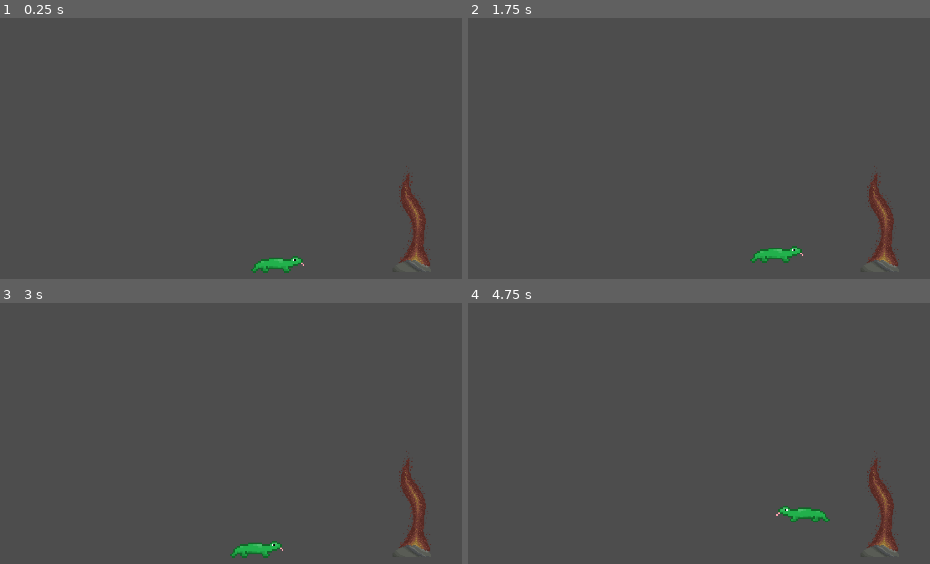
Above: before the commit, frames 1-4 (two rows, left to right).
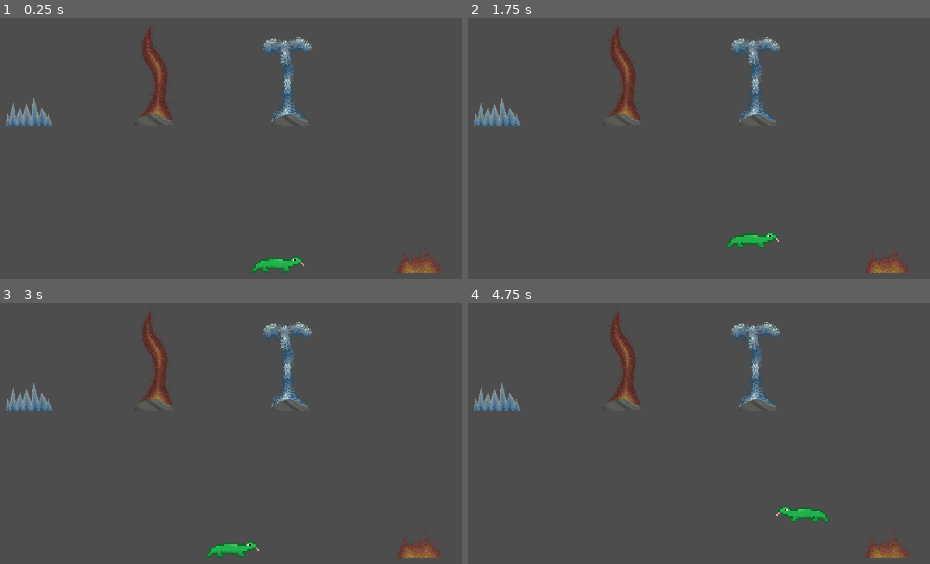
Above: after the commit, the same moments.

Repository: Logan-Voigt/The-Lost-Lizard
Game: Godot game, scene res://src/globals/main.tscn
Two runs of this game, one before a commit and one after it. Both use one fixed random seed, a clock stepped at 60 frames per second and the inputs below.
Inputs:
- Up to frame 1 (0.25 s): no input
- Up to frame 2 (1.75 s): tap Enter at 0.5 s; hold D (move_right) from 0.53 s (still down); tap Space (move_jump) at 0.77, 1.52 s
- Up to frame 3 (3 s): release D (move_right) at 2.03 s; hold A (move_left) 2.03-2.78 s; hold D (move_right) from 2.78 s (still down)
- Up to frame 4 (4.75 s): tap Space (move_jump) at 3.02, 3.77, 4.52 s; release D (move_right) at 4.28 s; hold A (move_left) from 4.28 s (still down)

The runs differ from the first frame. In frame 1, 4.0% of the frame differs, in the area x 1-96%, y 1-98%; in frame 2, 4.9%; in frame 3, 4.6%; in frame 4, 4.0%.

Commit message:
fixed image loading
and added some obstacles to level :)

Diff:
--- a/resources/fire_vent.tres
+++ /dev/null
@@ -1,28 +0,0 @@
-<<<<<<<< Updated upstream:resources/fireball.tres
-[gd_resource type="Resource" script_class="ObstacleData" load_steps=2 format=3 uid="uid://b5f07rjwmpcqu"]
-
-[ext_resource type="Script" uid="uid://bok5uxyimsk0t" path="res://resources/obstacle_data.gd" id="1_6daih"]
-
-[resource]
-script = ExtResource("1_6daih")
-========
-[gd_resource type="Resource" script_class="ObstacleData" load_steps=3 format=3 uid="uid://bbrdtcuxotbsl"]
-
-[ext_resource type="Script" uid="uid://bok5uxyimsk0t" path="res://resources/obstacle_data.gd" id="1_epmg6"]
-[ext_resource type="Texture2D" uid="uid://vbcg2k5f61q1" path="res://assets/environment/fire/Fire-Vent.png" id="1_ofntu"]
-
-[resource]
-script = ExtResource("1_epmg6")
->>>>>>>> Stashed changes:resources/fire_vent.tres
-damage_type = 1
-instant_death = true
-death_timer_limit = 0.0
-destroyed_by_type = 4
-matching_effect = 1
-differing_effect = 0
-always_effect = 0
-<<<<<<<< Updated upstream:resources/fireball.tres
-========
-main_image = ExtResource("1_ofntu")
->>>>>>>> Stashed changes:resources/fire_vent.tres
-metadata/_custom_type_script = "uid://bok5uxyimsk0t"
--- /dev/null
+++ b/resources/obstacles/fire_vent.tres
@@ -0,0 +1,17 @@
+[gd_resource type="Resource" script_class="ObstacleData" load_steps=3 format=3 uid="uid://crr43tlcohfwc"]
+
+[ext_resource type="Script" uid="uid://bok5uxyimsk0t" path="res://resources/obstacle_data.gd" id="1_epmg6"]
+[ext_resource type="Texture2D" uid="uid://vbcg2k5f61q1" path="res://assets/environment/fire/Fire-Vent.png" id="1_ofntu"]
+
+[resource]
+script = ExtResource("1_epmg6")
+damage_type = 1
+instant_death = true
+kill_no_matter = false
+death_timer_limit = 0.0
+destroyed_by_type = 4
+matching_effect = 0
+differing_effect = 0
+always_effect = 0
+main_image = ExtResource("1_ofntu")
+metadata/_custom_type_script = "uid://bok5uxyimsk0t"
--- a/resources/obstacles/fireball.tres
+++ /dev/null
@@ -1,16 +0,0 @@
-[gd_resource type="Resource" script_class="ObstacleData" load_steps=3 format=3 uid="uid://b5f07rjwmpcqu"]
-
-[ext_resource type="Texture2D" uid="uid://vbcg2k5f61q1" path="res://assets/environment/fire/Fire-Vent.png" id="1_j0mww"]
-[ext_resource type="Script" uid="uid://bok5uxyimsk0t" path="res://resources/obstacle_data.gd" id="2_61mkb"]
-
-[resource]
-script = ExtResource("2_61mkb")
-damage_type = 1
-instant_death = true
-death_timer_limit = 0.0
-destroyed_by_type = 4
-matching_effect = 0
-differing_effect = 0
-always_effect = 0
-main_image = ExtResource("1_j0mww")
-metadata/_custom_type_script = "uid://bok5uxyimsk0t"
--- a/src/level/adaptation_obstacle.gd
+++ b/src/level/adaptation_obstacle.gd
@@ -10,6 +10,7 @@
 
 @onready var main_texture: AnimatedSprite2D = $Main_Texture
 @onready var secondary_texture: Sprite2D = $Secondary_Texture
+var frames : SpriteFrames = SpriteFrames.new()
 
 const NONE : int = 0
 const STOP : int = 1
@@ -30,7 +31,9 @@
 	effect_staticbody.collision_layer = 0
 
 
-func apply_matching_effects() -> void:
+func apply_matching_effects(delta) -> void:
+	if obstacle_data.kill_no_matter:
+		apply_differing_effects(delta)
 	match obstacle_data.matching_effect:
 		STOP:
 			effect_staticbody.collision_layer = PLAYER_LAYER
@@ -75,7 +78,7 @@
 func _physics_process(delta: float) -> void:
 	if not player_is_colliding: return
 	if obstacle_data.damage_type == GameState.adaptation_type:
-		apply_matching_effects()
+		apply_matching_effects(delta)
 	else:
 		apply_differing_effects(delta)
 	apply_always_effects()
@@ -83,8 +86,13 @@
 
 func _ready() -> void:
 	EventBus.type_changed.connect(_on_type_changed)
+
 	effect_area_collision.shape = obstacle_hitbox
 	effect_staticbody_collision.shape = obstacle_hitbox
+	effect_area_collision.position.y -= obstacle_hitbox.size.y / 2
+	effect_staticbody_collision.position.y -= obstacle_hitbox.size.y / 2
 
-	main_texture.sprite_frames.add_frame("default", obstacle_data.main_image)
+	frames.add_animation("default")
+	frames.add_frame("default", obstacle_data.main_image)
+	main_texture.sprite_frames = frames
 	secondary_texture.texture = secondary_image
--- a/src/level/adaptation_obstacle.tscn
+++ b/src/level/adaptation_obstacle.tscn
@@ -1,34 +1,28 @@
-[gd_scene load_steps=5 format=3 uid="uid://d1ga81q12atc"]
+[gd_scene load_steps=3 format=3 uid="uid://d1ga81q12atc"]
 
 [ext_resource type="Script" uid="uid://dlcrd4eaa65s5" path="res://src/level/adaptation_obstacle.gd" id="1_mvvav"]
-[ext_resource type="Resource" uid="uid://b5f07rjwmpcqu" path="res://resources/obstacles/fireball.tres" id="2_pw5ec"]
-[ext_resource type="Shape2D" uid="uid://bm73nevxjsv6e" path="res://resources/hitboxes/128x128_hitbox.tres" id="3_uatf8"]
 
 [sub_resource type="SpriteFrames" id="SpriteFrames_uatf8"]
 
 [node name="AdaptationObstacle" type="Node2D"]
 script = ExtResource("1_mvvav")
-obstacle_data = ExtResource("2_pw5ec")
-obstacle_hitbox = ExtResource("3_uatf8")
 
 [node name="EffectArea" type="Area2D" parent="."]
 
 [node name="CollisionShape2D" type="CollisionShape2D" parent="EffectArea"]
-shape = ExtResource("3_uatf8")
 
 [node name="EffectStaticbody" type="StaticBody2D" parent="."]
 collision_layer = 0
 collision_mask = 0
 
 [node name="CollisionShape2D" type="CollisionShape2D" parent="EffectStaticbody"]
-shape = ExtResource("3_uatf8")
 
 [node name="Main_Texture" type="AnimatedSprite2D" parent="."]
-position = Vector2(0, -64)
+position = Vector2(0, -128)
 sprite_frames = SubResource("SpriteFrames_uatf8")
 
 [node name="Secondary_Texture" type="Sprite2D" parent="."]
-position = Vector2(0, -64)
+position = Vector2(0, -128)
 
 [connection signal="body_entered" from="EffectArea" to="." method="_on_effect_area_body_entered"]
 [connection signal="body_exited" from="EffectArea" to="." method="_on_effect_area_body_exited"]
--- a/src/level/level.tscn
+++ b/src/level/level.tscn
@@ -1,8 +1,13 @@
-[gd_scene load_steps=6 format=3 uid="uid://fouj2uquchlx"]
+[gd_scene load_steps=11 format=3 uid="uid://fouj2uquchlx"]
 
 [ext_resource type="PackedScene" uid="uid://d1ga81q12atc" path="res://src/level/adaptation_obstacle.tscn" id="1_la7um"]
 [ext_resource type="Shape2D" uid="uid://cmdln5ejmulsr" path="res://resources/hitboxes/64x256_hitbox.tres" id="2_af42n"]
+[ext_resource type="Resource" uid="uid://3goerk443s6q" path="res://resources/obstacles/fire_floor.tres" id="2_mpbj7"]
 [ext_resource type="Texture2D" uid="uid://co7a4ttgamjr0" path="res://assets/environment/vents/cave_vent .png" id="2_xv147"]
+[ext_resource type="Shape2D" uid="uid://dn7d5d3uqkobx" path="res://resources/hitboxes/128x64_hitbox.tres" id="3_mpbj7"]
+[ext_resource type="Resource" uid="uid://df2vcbead677s" path="res://resources/obstacles/icy_spikes.tres" id="4_em31m"]
+[ext_resource type="Resource" uid="uid://crr43tlcohfwc" path="res://resources/obstacles/fire_vent.tres" id="5_5vox1"]
+[ext_resource type="Resource" uid="uid://ix4xufgcjw4u" path="res://resources/obstacles/icy_vent.tres" id="7_ob0n7"]
 
 [sub_resource type="RectangleShape2D" id="RectangleShape2D_ig7tw"]
 size = Vector2(1000, 100)
@@ -36,7 +41,24 @@
 [node name="CollisionShape2D" type="CollisionShape2D" parent="Block4"]
 shape = SubResource("RectangleShape2D_n42af")
 
-[node name="AdaptationObstacle" parent="." instance=ExtResource("1_la7um")]
-position = Vector2(1279, 545)
+[node name="Fire Floor" parent="." instance=ExtResource("1_la7um")]
+position = Vector2(1286, 611)
+obstacle_data = ExtResource("2_mpbj7")
+obstacle_hitbox = ExtResource("3_mpbj7")
+
+[node name="Icy Spikes" parent="." instance=ExtResource("1_la7um")]
+position = Vector2(346, 258)
+obstacle_data = ExtResource("4_em31m")
+obstacle_hitbox = ExtResource("3_mpbj7")
+
+[node name="Fire Vent" parent="." instance=ExtResource("1_la7um")]
+position = Vector2(659, 258)
+obstacle_data = ExtResource("5_5vox1")
 obstacle_hitbox = ExtResource("2_af42n")
 secondary_image = ExtResource("2_xv147")
+
+[node name="Icy Vent" parent="." instance=ExtResource("1_la7um")]
+position = Vector2(986, 260)
+obstacle_data = ExtResource("7_ob0n7")
+obstacle_hitbox = ExtResource("2_af42n")
+secondary_image = ExtResource("2_xv147")
Renamed: resources/128x64_hitbox.tres -> resources/hitboxes/128x64_hitbox.tres
Renamed: resources/fire_floor.tres -> resources/obstacles/fire_floor.tres
Renamed: resources/icy_spikes.tres -> resources/obstacles/icy_spikes.tres
Renamed: resources/icy_vent.tres -> resources/obstacles/icy_vent.tres
